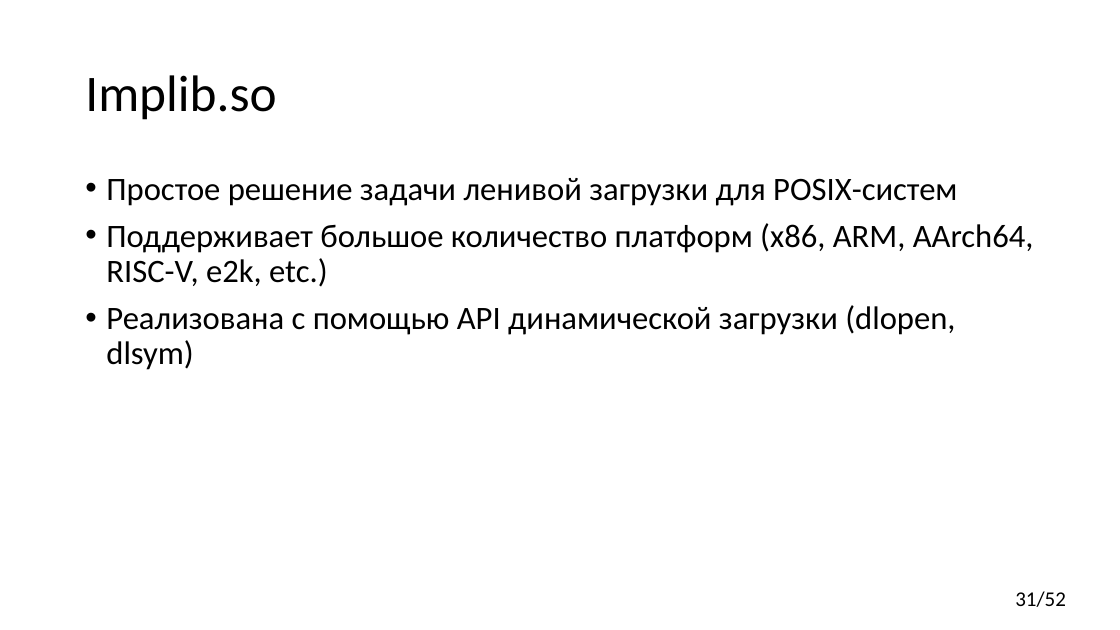
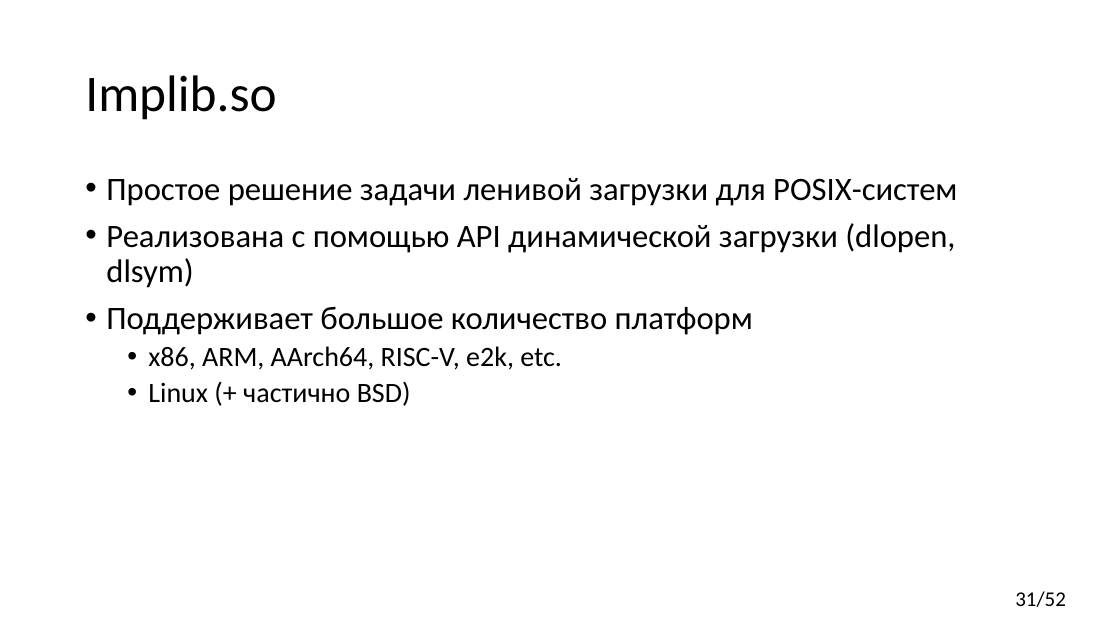
Before and after one commit to yugr/CppRussia, a slide deck: slide 31 of 2024/RU.pptx. Drawn at 1120x630 pixels with LibreOffice and Linux fonts; fonts in the diff are those of the drawing. Boxes give left, top, right and bottom in pixels: in the first picture for what was removed or moved away, otherwise in the second. Text is boxed around its words. In the diff, an @@ line names an element or a change of style, - is before the commit and + after.

```diff
--- a/2024/RU.pptx
+++ b/2024/RU.pptx
@@ text at <box>106,223,1034,287</box>: paragraph removed @@
-• Поддерживает большое количество платформ (x86, ARM, AArch64, RISC-V, e2k, etc.)
@@ text at <box>106,306,753,406</box>: paragraphs added @@
+• Поддерживает большое количество платформ
+  • x86, ARM, AArch64, RISC-V, e2k, etc.
+  • Linux (+ частично BSD)
```
Also in this commit, not shown: 17 other slides changed.
